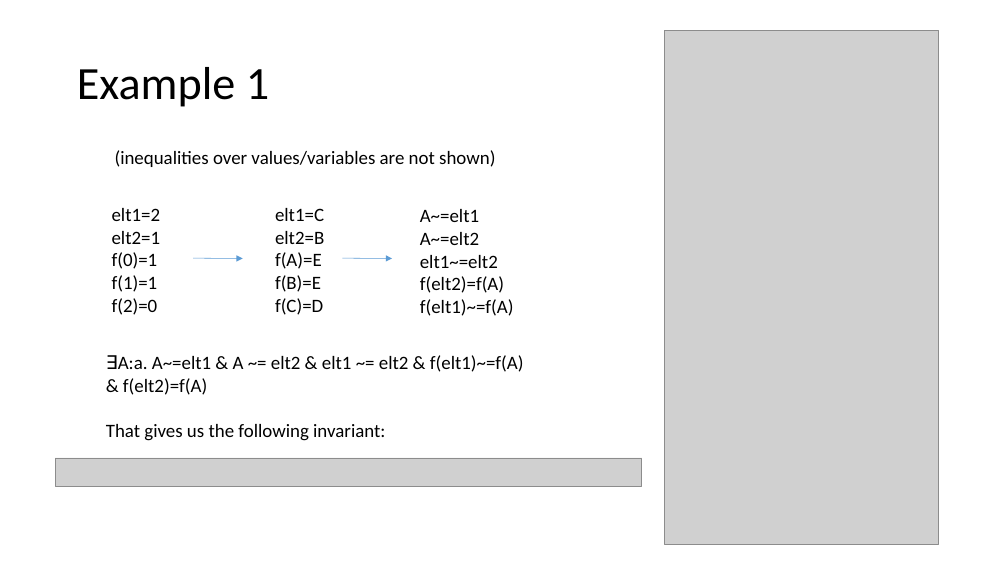
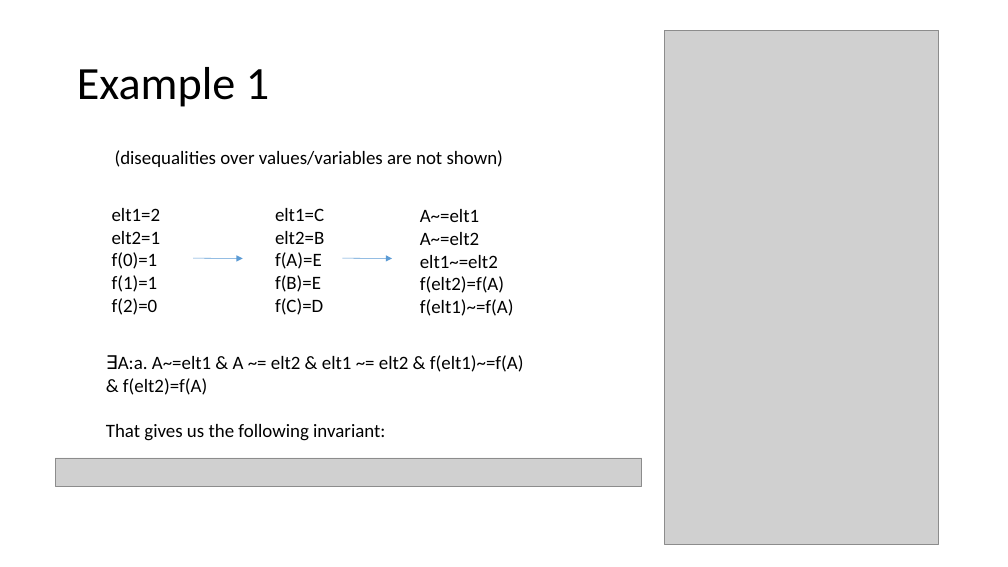
Before and after one commit to tjhance/ivy-research, a slide deck: slide 11 of invariant_synthesis/Invariant Synthesis.pptx. Drawn at 1008x567 pixels with LibreOffice and Linux fonts; fonts in the diff are those of the drawing; grey boxes stand for pictures. Boxes give left, top, right and bottom in pixels: in the first picture for what was removed or moved away, otherwise in the second. Text is boxed around its words. In the diff, an @@ line names an element or a change of style, - is before the commit and + after.

```diff
--- a/invariant_synthesis/Invariant Synthesis.pptx
+++ b/invariant_synthesis/Invariant Synthesis.pptx
@@ text at (115, 150, 503, 167): text changed @@
-(inequalities over values/variables are not shown)
+(disequalities over values/variables are not shown)
```
Also in this commit, not shown: 10 other slides changed, 13 slides added, 1 slide removed, 1 other file.
